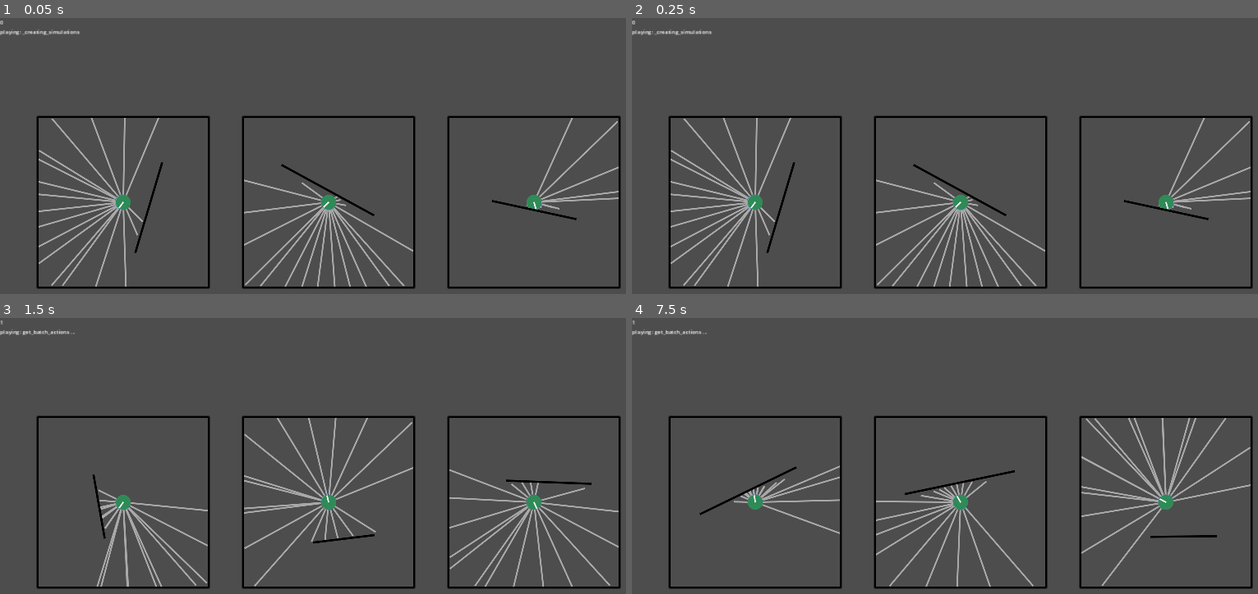
Above: before the commit, frames 1-4 (two rows, left to right).
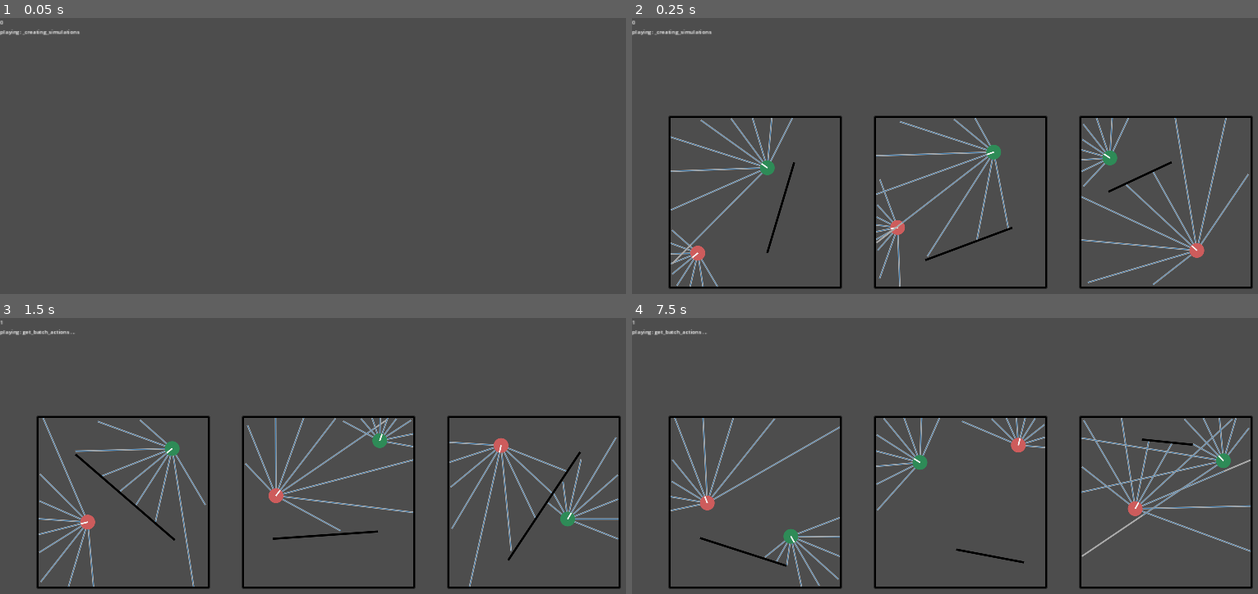
Above: after the commit, the same moments.

Repository: stokatyan/godot-ai
Game: Godot game, scene res://FindCoinGame/FCGEnv.tscn
The game is run twice, just before and just after one commit, with the same random seed, the same clock (stepped at 60 frames per second) and the same inputs.
Inputs:
- Up to frame 1 (0.05 s): no input
- Up to frame 2 (0.25 s): no input
- Up to frame 3 (1.5 s): tap Enter at 0.5 s; hold D 0.53-1.28 s; tap 2 at 0.6 s; tap Space at 0.77, 1.25 s; hold S from 1.28 s (still down); tap 3 at 1.35 s
- Up to frame 4 (7.5 s): tap Space at 1.52, 2.75, 3.02, 3.77, 4.25, 4.52, 6.02, 6.77 s; tap Enter at 2, 2.85, 3.5 s; release S at 2.03 s; hold D 2.03-2.78 s; tap O at 2.1 s; hold Up 2.78-3.53 s; hold 7 3.53-4.28 s; hold A 3.53-5.03 s; tap 8 at 4.35 s; hold S 5.03-5.78 s; hold 9 5.03-5.78 s; hold D 5.78-6.53 s; tap 0 at 5.85 s; hold Up 6.53-7.28 s; hold Shift 6.53-7.28 s; hold D from 7.28 s (still down); tap 2 at 7.35 s

The runs differ from the first frame. In frame 1, 6.9% of the frame differs, in the area x 5-100%, y 35-99%; in frame 2, 7.5%; in frame 3, 8.3%, in the area x 6-99%, y 36-98%; in frame 4, 7.3%.
Error in both runs: Cannot call method 'poll' on a null value. (res://AI/AIServerTCP.gd:40)

Commit message:
start new game correctly

Diff:
--- a/godot-ai-client/FindCoinGame/FCGSimulation.gd
+++ b/godot-ai-client/FindCoinGame/FCGSimulation.gd
@@ -126,7 +126,7 @@
 	var inner_wall = _add_wall(wall_segment)
 	_inner_wall_bodies.append(inner_wall)
 
-	var is_done = true
+	var is_done = false
 	while !is_done:
 		await physics_update
 
